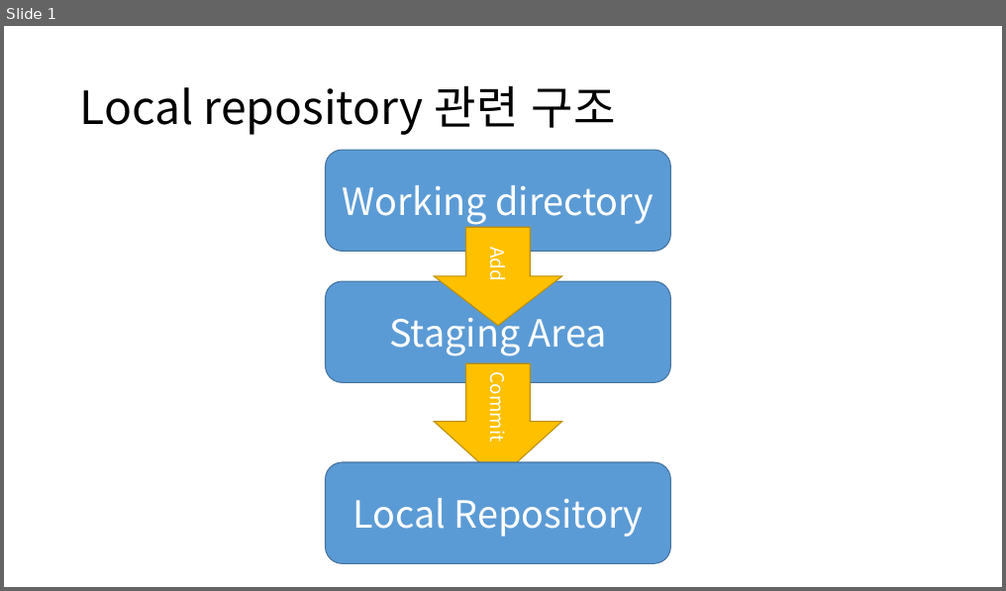
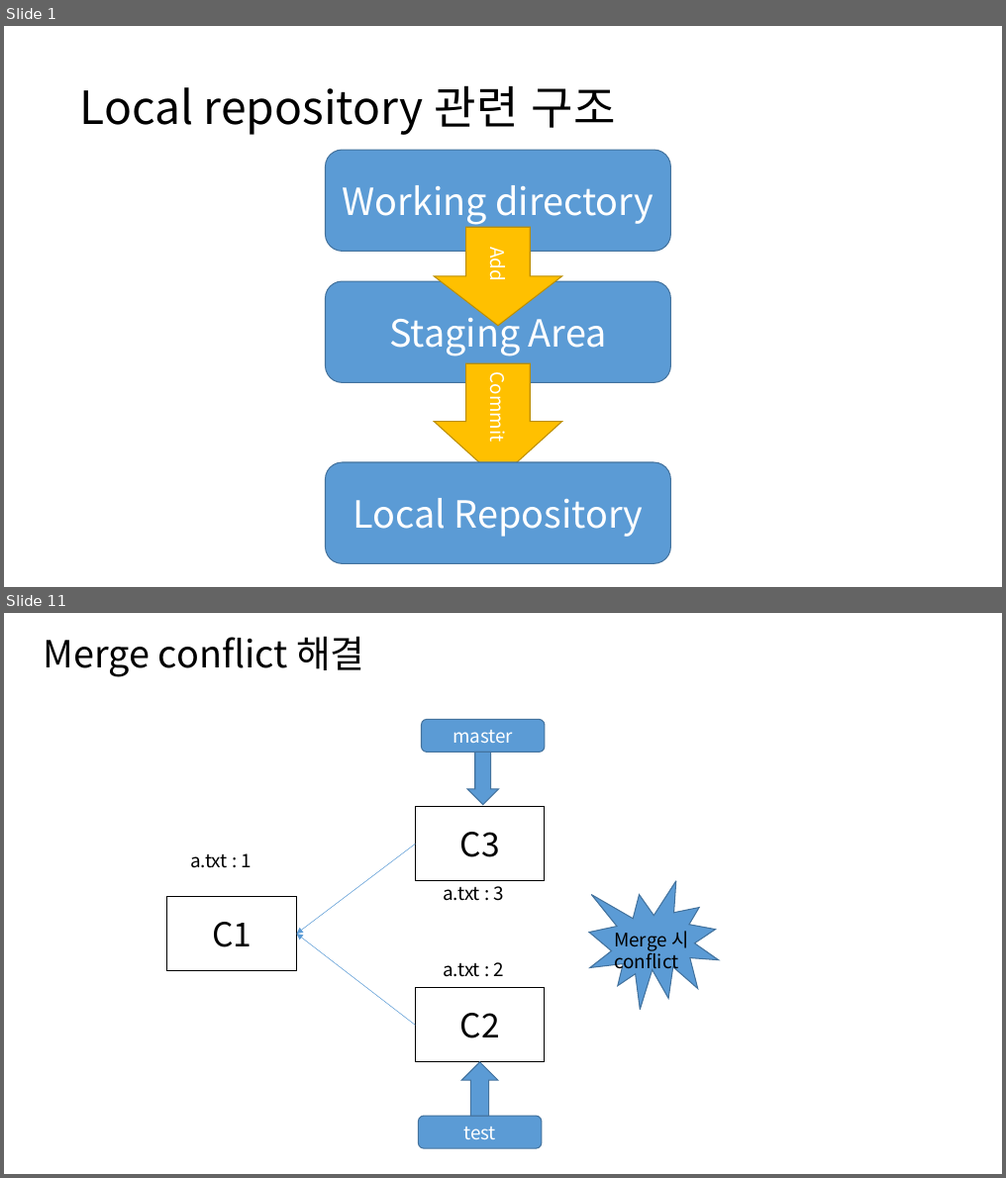
Before and after one commit to xoghk9zla/GameSoftwareEngineering, a slide deck: 깃 간단 정리.pptx. Shown one above the other, each under a label of ours: slide 1 before the commit, slides 1 and 11 after it; the slides between them are not shown. The pictures are 1006x591 and 1006x1178 pixels, drawn with LibreOffice and Linux fonts; fonts in the diff are those of the drawing. Boxes give left, top, right and bottom in pixels: in the first picture for what was removed or moved away, otherwise in the second. Text is boxed around its words. In the diff, an @@ line names an element or a change of style, - is before the commit and + after.

```diff
--- a/깃 간단 정리.pptx
+++ b/깃 간단 정리.pptx
@@ slide 11 added at (4,613,1002,1174), background #FFFFFF @@
@@ text added at (44,636,365,677), 36 pt, text #000000 @@
+Merge conflict 해결
@@ rounded rectangle added at (422,719,546,753), fill #5B9BD5, outline #43739E 1 pt, 18 pt, text #FFFFFF @@
+master
@@ down arrow added at (467,753,499,805), fill #5B9BD5, outline #43739E 1 pt @@
@@ rectangle added at (415,807,545,881), fill #FFFFFF, outline #000000 1 pt, 32 pt, text #000000 @@
+C3
@@ arrow added from (415, 845) to (297, 934), #5B9BD5 0.5 pt @@
@@ text added at (190,854,252,868), 18 pt, text #000000 @@
+a.txt : 1
@@ rectangle added at (167,897,297,970), fill #FFFFFF, outline #000000 1 pt, 32 pt, text #000000 @@
+C1
@@ text added at (443,886,504,901), 18 pt, text #000000 @@
+a.txt : 3
@@ irregular seal added at (589,881,719,1010), fill #5B9BD5, outline #43739E 1 pt @@
@@ arrow added from (415, 1026) to (297, 934), #5B9BD5 0.5 pt @@
@@ text added at (614,931,688,974), 18 pt, text #000000 @@
+Merge 시
+conflict
@@ text added at (443,962,504,977), 18 pt, text #000000 @@
+a.txt : 2
@@ rectangle added at (415,988,545,1062), fill #FFFFFF, outline #000000 1 pt, 32 pt, text #000000 @@
+C2
@@ right arrow added at (462,1062,498,1116), fill #5B9BD5, outline #43739E 1 pt @@
@@ rounded rectangle added at (418,1116,542,1149), fill #5B9BD5, outline #43739E 1 pt, 18 pt, text #FFFFFF @@
+test
```
Also in this commit, not shown: 1 slide changed, 14 other slides added, 7 other files.
